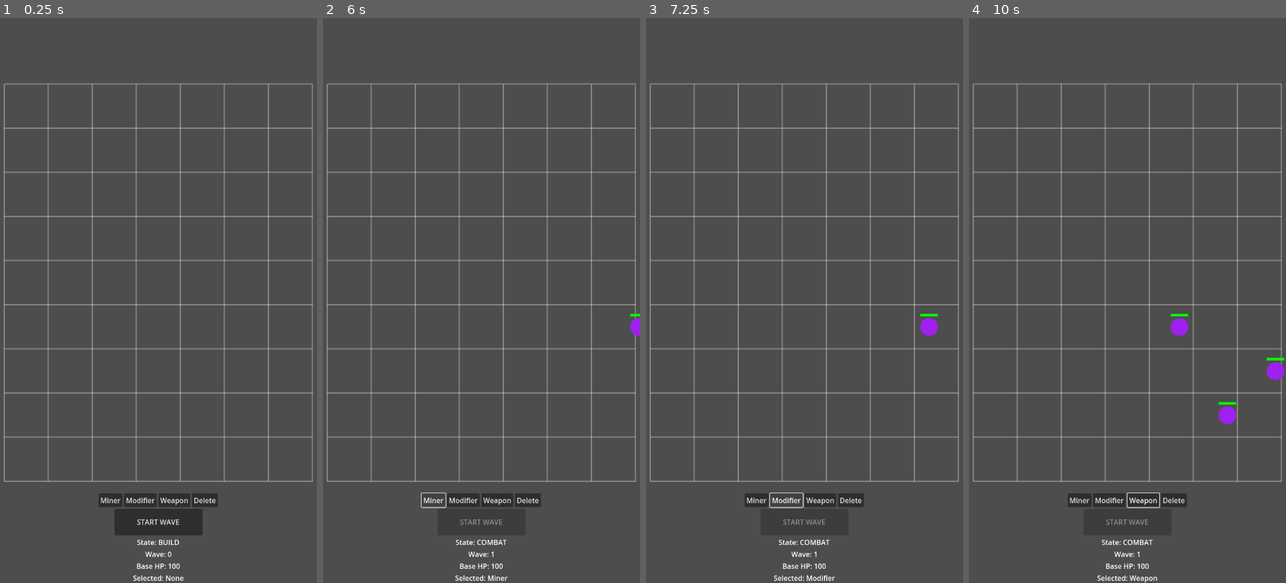
Above: before the commit, frames 1-4 (left to right).
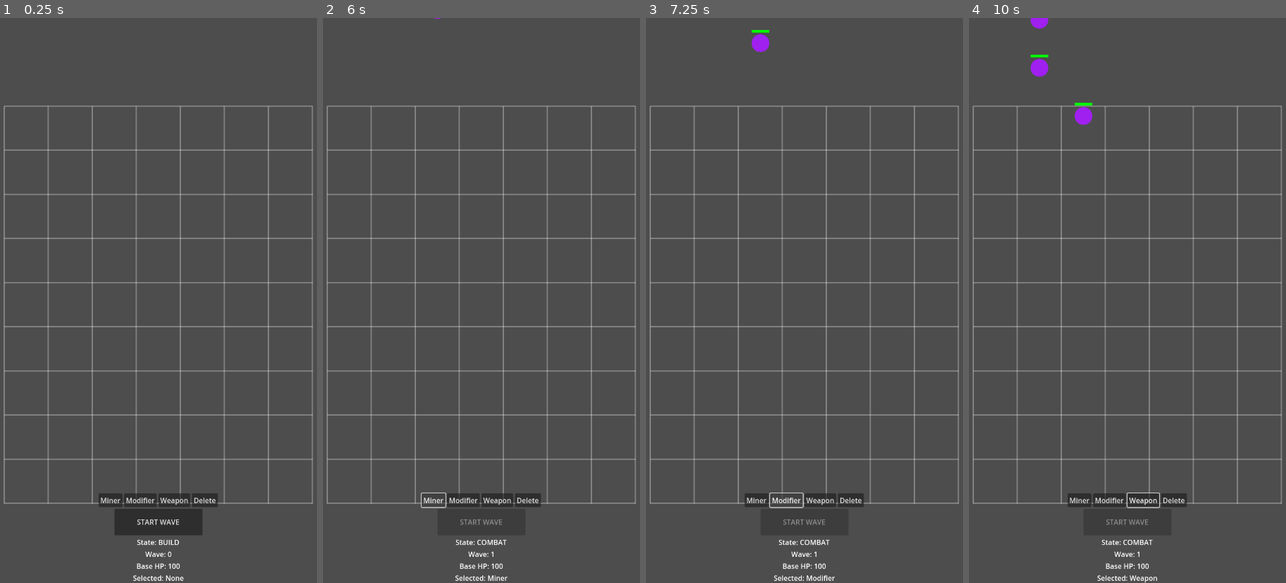
Above: after the commit, the same moments.

Repository: Spacesqueezer/Scrapline
Game: Godot game, scene res://scenes/main.tscn
Same seed, same stepped clock (60 frames per second), same inputs: the game is played once before the commit and once after it.
Inputs (mouse positions are in pixels of both pictures, inside the frame that each line leads up to):
- Up to frame 1 (0.25 s): no input
- Up to frame 2 (6 s): click "Miner" at 0.5 s; click "Modifier" at 1.25 s; click "Weapon" at 2 s; click "START WAVE" at 2.75 s; click "Miner" at 3.5 s; click "Modifier" at 4.25 s; click "Weapon" at 5 s; click "Miner" at 5.75 s
- Up to frame 3 (7.25 s): click "Modifier" at 6.5 s
- Up to frame 4 (10 s): click "Weapon" at 7.25 s; move the mouse to (1197, 272) at 8.02 s; click (1197, 272) at 8.17 s; move the mouse to (1064, 328) at 8.77 s; click (1064, 328) at 8.92 s; move the mouse to (1159, 176) at 9.52 s; click (1159, 176) at 9.67 s

The runs differ from the first frame. In frame 1, 5.0% of the frame differs, in the area x 1-99%, y 11-86%; in frame 2, 5.1%; in frame 3, 5.3%; in frame 4, 5.9%, in the area x 1-100%, y 0-86%.

Commit message:
feat: Adjust enemy and grid orientation to vertical layout
Co-authored-by: Spacesqueezer <86262998+Spacesqueezer@users.noreply.github.com>

Diff:
--- a/project/scenes/main.tscn
+++ b/project/scenes/main.tscn
@@ -14,7 +14,7 @@
 [node name="World2D" type="Node2D" parent="."]
 
 [node name="GridManager" type="Node2D" parent="World2D"]
-position = Vector2(10, 150)
+position = Vector2(10, 200)
 script = ExtResource("2_grid")
 
 [node name="PoolManager" type="Node" parent="."]
--- a/project/scripts/Enemy.gd
+++ b/project/scripts/Enemy.gd
@@ -54,8 +54,8 @@
 
 	global_position += move_direction * speed * delta
 
-	# Simple base reach check (if it goes too far left)
-	if global_position.x < 50: # Mock coordinate for base
+	# Проверка достижения базы (враг ушел за нижний край экрана, например Y > 1100)
+	if global_position.y > 1100:
 		reach_base()
 
 func take_damage(amount: float, tags: Array[String]):
--- a/project/scripts/GridManager.gd
+++ b/project/scripts/GridManager.gd
@@ -49,7 +49,7 @@
 			new_building = Miner.new()
 			var md = ModuleData.new()
 			new_building.setup(md, grid_pos)
-			new_building.facing_direction = Vector2i.RIGHT
+			new_building.facing_direction = Vector2i.UP
 		"Modifier":
 			new_building = ModifierBuilding.new()
 			var mod_data = ModifierData.new()
@@ -58,14 +58,14 @@
 			mod_data.stat_multipliers = {"damage": 1.5}
 			new_building.modifier_data = mod_data
 			new_building.setup(mod_data, grid_pos)
-			new_building.facing_direction = Vector2i.RIGHT
+			new_building.facing_direction = Vector2i.UP
 		"Weapon":
 			new_building = WeaponBuilding.new()
 			var w_data = WeaponData.new()
 			w_data.fire_rate = 2.0
 			w_data.range = 500.0
 			new_building.setup_weapon(w_data, grid_pos)
-			new_building.facing_direction = Vector2i.RIGHT
+			new_building.facing_direction = Vector2i.UP
 			new_building.on_fire.connect(_on_weapon_fire)
 
 	if new_building:
--- a/project/scripts/WaveManager.gd
+++ b/project/scripts/WaveManager.gd
@@ -41,7 +41,7 @@
 		enemy = Enemy.new()
 		add_child(enemy)
 
-	# Spawn offscreen to the right, aligned with grid rows
+	# Спавн за верхним краем экрана, выравнивание по столбцам (колонкам) сетки
 	var grid_manager = get_node("/root/Main/World2D/GridManager")
 	var cell_size = 100
 	var grid_offset = Vector2.ZERO
@@ -49,9 +49,10 @@
 		cell_size = grid_manager.cell_size
 		grid_offset = grid_manager.global_position
 
-	# Pick a random row between 0 and 8
-	var random_row = randi() % 9
-	var spawn_y = grid_offset.y + (random_row * cell_size) + (cell_size / 2.0)
+	# Выбираем случайную колонку (от 0 до 6 для ширины 7)
+	var random_col = randi() % 7
+	var spawn_x = grid_offset.x + (random_col * cell_size) + (cell_size / 2.0)
+	var spawn_y = -100.0 # Выше экрана
 
 	# Randomized enemy type logic (Basic, Swarm, Armored)
 	var e_type = randi() % 10
@@ -60,13 +61,13 @@
 
 	if e_type < 6:
 		# Basic Enemy: 50 HP, 60 Speed
-		enemy.setup(Vector2(800, spawn_y), 50.0, 60.0, Vector2.LEFT)
+		enemy.setup(Vector2(spawn_x, spawn_y), 50.0, 60.0, Vector2.DOWN)
 	elif e_type < 8:
 		# Swarm Enemy: 20 HP, 120 Speed
-		enemy.setup(Vector2(800, spawn_y), 20.0, 120.0, Vector2.LEFT)
+		enemy.setup(Vector2(spawn_x, spawn_y), 20.0, 120.0, Vector2.DOWN)
 	else:
 		# Armored Enemy: 150 HP, 30 Speed
-		enemy.setup(Vector2(800, spawn_y), 150.0, 30.0, Vector2.LEFT)
+		enemy.setup(Vector2(spawn_x, spawn_y), 150.0, 30.0, Vector2.DOWN)
 
 	if not enemy.on_death.is_connected(_on_enemy_death):
 		enemy.on_death.connect(_on_enemy_death)
